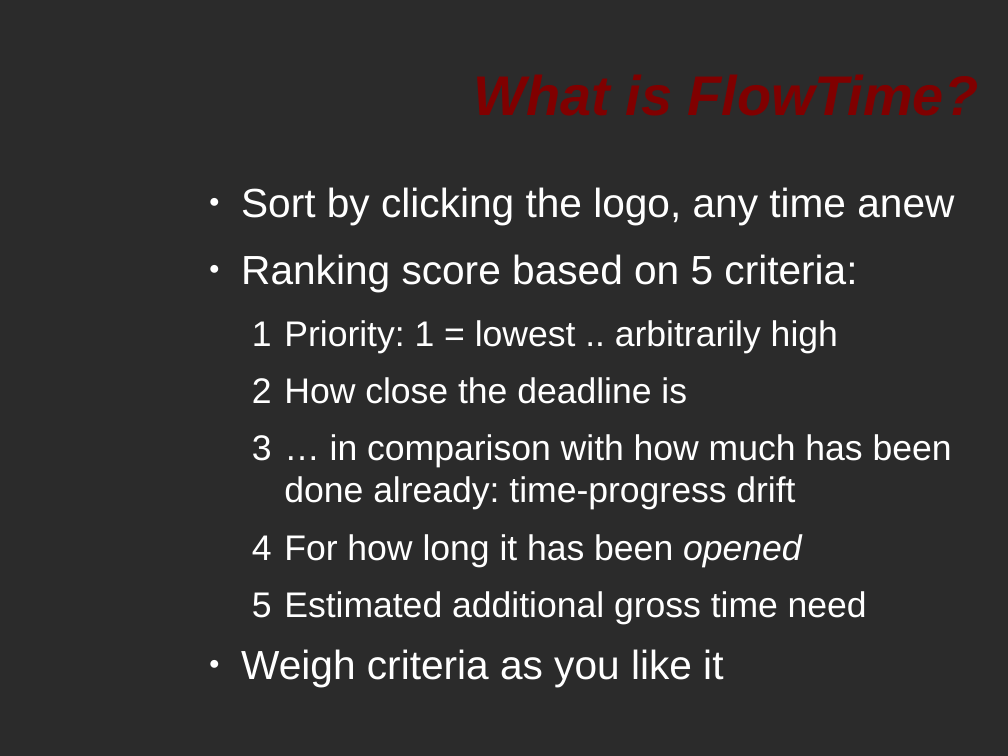
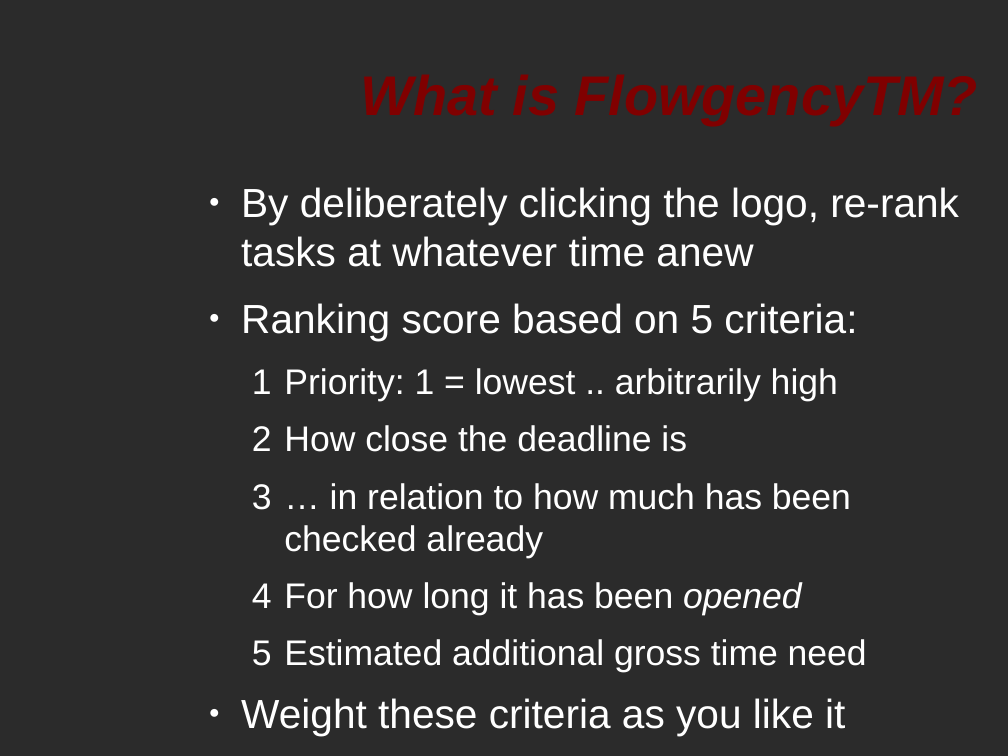
Before and after one commit to flowdy/FlowgencyTM, a slide deck: slide 4 of doc/intro.odp (slide 3 before the commit). Drawn at 1008x756 pixels with LibreOffice and Linux fonts; fonts in the diff are those of the drawing; background and template pictures are left out; a plain dark background stands for a picture behind light text. Boxes give left, top, right and bottom in pixels: in the first picture for what was removed or moved away, otherwise in the second. Text is boxed around its words. In the diff, an @@ line names an element or a change of style, - is before the commit and + after.

```diff
--- a/doc/intro.odp
+++ b/doc/intro.odp
@@ text at (x1=241, y1=187, x2=959, y2=267): text changed @@
-● Sort by clicking the logo, any time anew
+● By deliberately clicking the logo, re-rank tasks at whatever time anew
@@ title at (x1=661, y1=425, x2=687, y2=452): text changed @@
-What is FlowTime?
+What is FlowgencyTM?
@@ text at (x1=284, y1=483, x2=851, y2=559): text changed @@
-  3 … in comparison with how much has been done already: time-progress drift
+  3 … in relation to how much has been checked already
@@ text at (x1=241, y1=698, x2=845, y2=735): text changed @@
-● Weigh criteria as you like it
+● Weight these criteria as you like it
```
Also in this commit, not shown: 5 other slides changed, 3 slides added, 1 slide removed.
